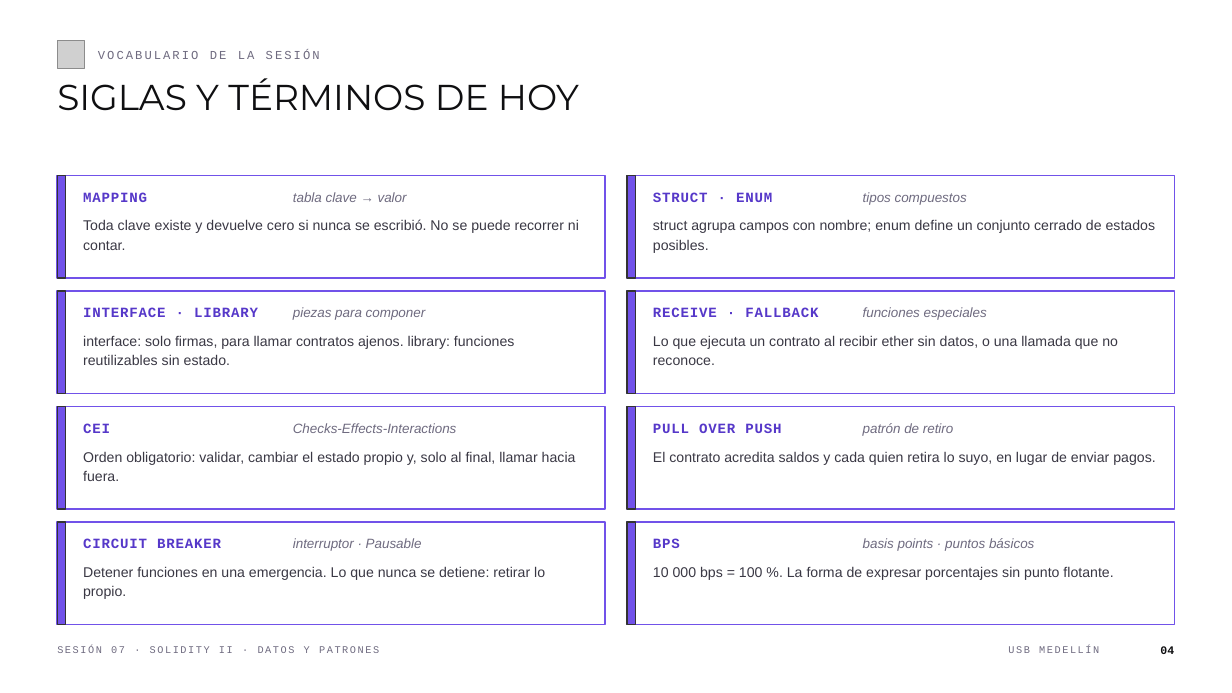
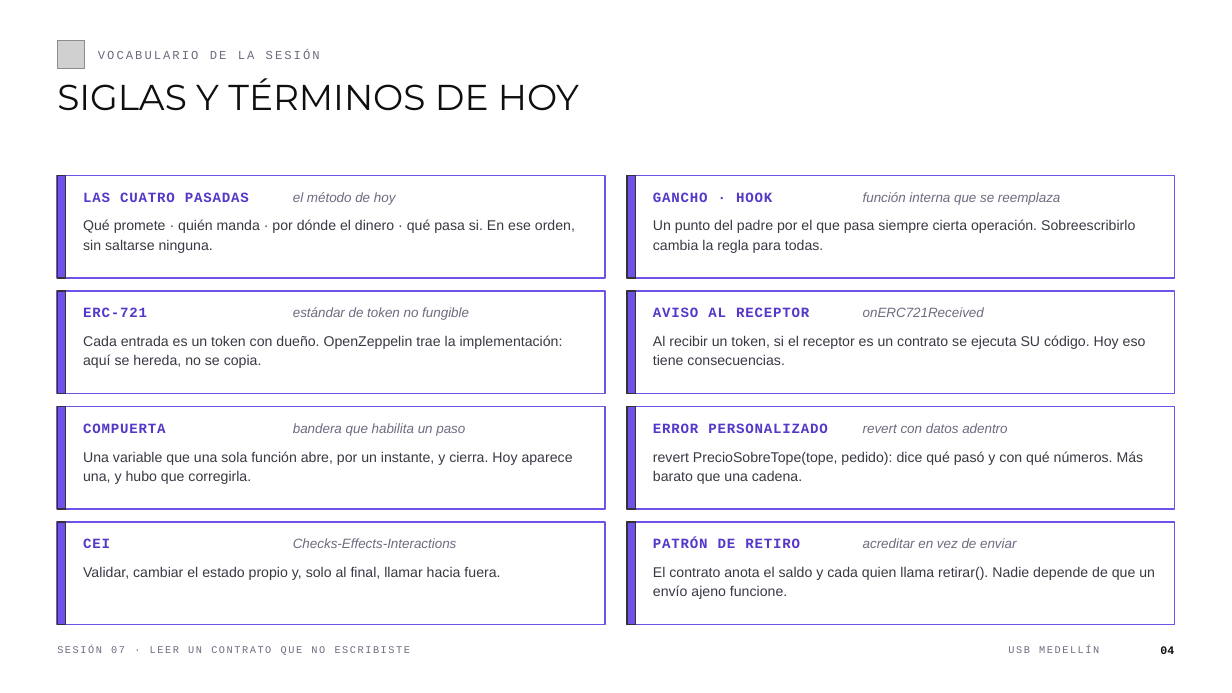
Before and after one commit to andresdapena81/curso-blockchain-web3-usb, a slide deck: slide 4 of material/Sesion-07-Blockchain-Web3.pptx. Drawn at 1232x693 pixels with LibreOffice and Linux fonts; fonts in the diff are those of the drawing; grey boxes stand for pictures. Boxes give left, top, right and bottom in pixels: in the first picture for what was removed or moved away, otherwise in the second. Text is boxed around its words. In the diff, an @@ line names an element or a change of style, - is before the commit and + after.

```diff
--- a/material/Sesion-07-Blockchain-Web3.pptx
+++ b/material/Sesion-07-Blockchain-Web3.pptx
@@ text at (x1=83, y1=192, x2=249, y2=202): text changed @@
-MAPPING
+LAS CUATRO PASADAS
@@ text at (x1=293, y1=192, x2=396, y2=205): text changed @@
-tabla clave → valor
+el método de hoy
@@ text at (x1=653, y1=192, x2=772, y2=202): text changed @@
-STRUCT · ENUM
+GANCHO · HOOK
@@ text at (x1=863, y1=192, x2=1061, y2=205): text changed @@
-tipos compuestos
+función interna que se reemplaza
@@ text at (x1=83, y1=219, x2=575, y2=253): text changed @@
-Toda clave existe y devuelve cero si nunca se escribió. No se puede recorrer ni contar.
+Qué promete · quién manda · por dónde el dinero · qué pasa si. En ese orden, sin saltarse ninguna.
@@ text at (x1=653, y1=219, x2=1135, y2=253): text changed @@
-struct agrupa campos con nombre; enum define un conjunto cerrado de estados posibles.
+Un punto del padre por el que pasa siempre cierta operación. Sobreescribirlo cambia la regla para todas.
@@ text at (x1=83, y1=307, x2=147, y2=317): text changed @@
-INTERFACE · LIBRARY
+ERC-721
@@ text at (x1=293, y1=307, x2=469, y2=320): text changed @@
-piezas para componer
+estándar de token no fungible
@@ text at (x1=653, y1=307, x2=809, y2=317): text changed @@
-RECEIVE · FALLBACK
+AVISO AL RECEPTOR
@@ text at (x1=863, y1=307, x2=984, y2=317): text changed @@
-funciones especiales
+onERC721Received
@@ text at (x1=83, y1=335, x2=563, y2=368): text changed @@
-interface: solo firmas, para llamar contratos ajenos. library: funciones reutilizables sin estado.
+Cada entrada es un token con dueño. OpenZeppelin trae la implementación: aquí se hereda, no se copia.
@@ text at (x1=653, y1=335, x2=1146, y2=365): text changed @@
-Lo que ejecuta un contrato al recibir ether sin datos, o una llamada que no reconoce.
+Al recibir un token, si el receptor es un contrato se ejecuta SU código. Hoy eso tiene consecuencias.
@@ text at (x1=83, y1=423, x2=165, y2=433): text changed @@
-CEI
+COMPUERTA
@@ text at (x1=293, y1=423, x2=465, y2=436): text changed @@
-Checks-Effects-Interactions
+bandera que habilita un paso
@@ text at (x1=653, y1=423, x2=827, y2=433): text changed @@
-PULL OVER PUSH
+ERROR PERSONALIZADO
@@ text at (x1=863, y1=423, x2=1007, y2=433): text changed @@
-patrón de retiro
+revert con datos adentro
@@ text at (x1=83, y1=451, x2=573, y2=484): text changed @@
-Orden obligatorio: validar, cambiar el estado propio y, solo al final, llamar hacia fuera.
+Una variable que una sola función abre, por un instante, y cierra. Hoy aparece una, y hubo que corregirla.
@@ text at (x1=653, y1=451, x2=1144, y2=484): text changed @@
-El contrato acredita saldos y cada quien retira lo suyo, en lugar de enviar pagos.
+revert PrecioSobreTope(tope, pedido): dice qué pasó y con qué números. Más barato que una cadena.
@@ text at (x1=83, y1=538, x2=110, y2=548): text changed @@
-CIRCUIT BREAKER
+CEI
@@ text at (x1=293, y1=538, x2=457, y2=548): text changed @@
-interruptor · Pausable
+Checks-Effects-Interactions
@@ text at (x1=653, y1=538, x2=800, y2=548): text changed @@
-BPS
+PATRÓN DE RETIRO
@@ text at (x1=863, y1=538, x2=1016, y2=548): text changed @@
-basis points · puntos básicos
+acreditar en vez de enviar
@@ text at (x1=83, y1=566, x2=500, y2=580): text changed @@
-Detener funciones en una emergencia. Lo que nunca se detiene: retirar lo propio.
+Validar, cambiar el estado propio y, solo al final, llamar hacia fuera.
@@ text at (x1=653, y1=566, x2=1155, y2=599): text changed @@
-10 000 bps = 100 %. La forma de expresar porcentajes sin punto flotante.
+El contrato anota el saldo y cada quien llama retirar(). Nadie depende de que un envío ajeno funcione.
@@ text at (x1=57, y1=646, x2=410, y2=655): text changed @@
-SESIÓN 07 · SOLIDITY II · DATOS Y PATRONES
+SESIÓN 07 · LEER UN CONTRATO QUE NO ESCRIBISTE
```
Also in this commit, not shown: 12 other slides changed, 32 slides added, 32 slides removed, 14 other files.
